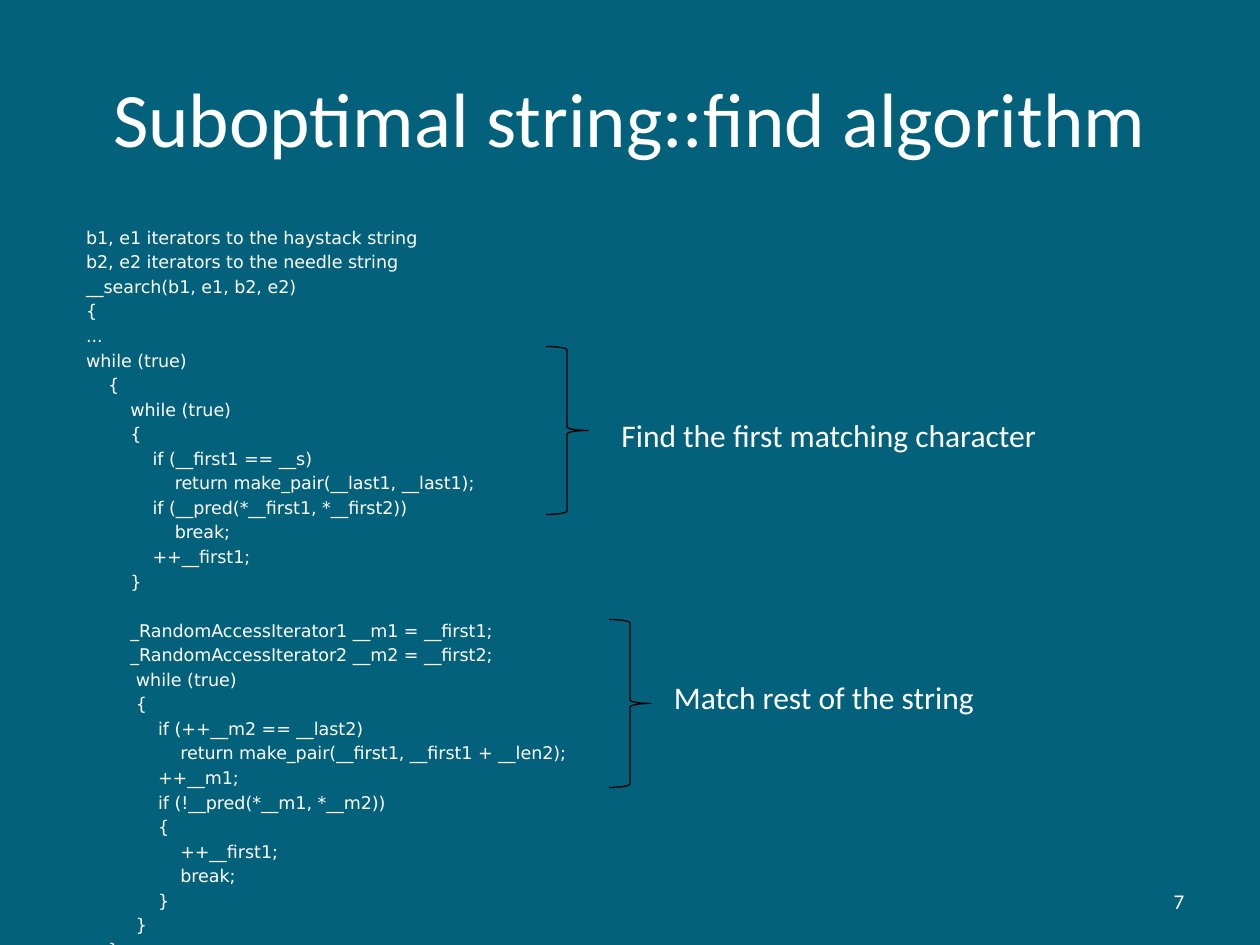
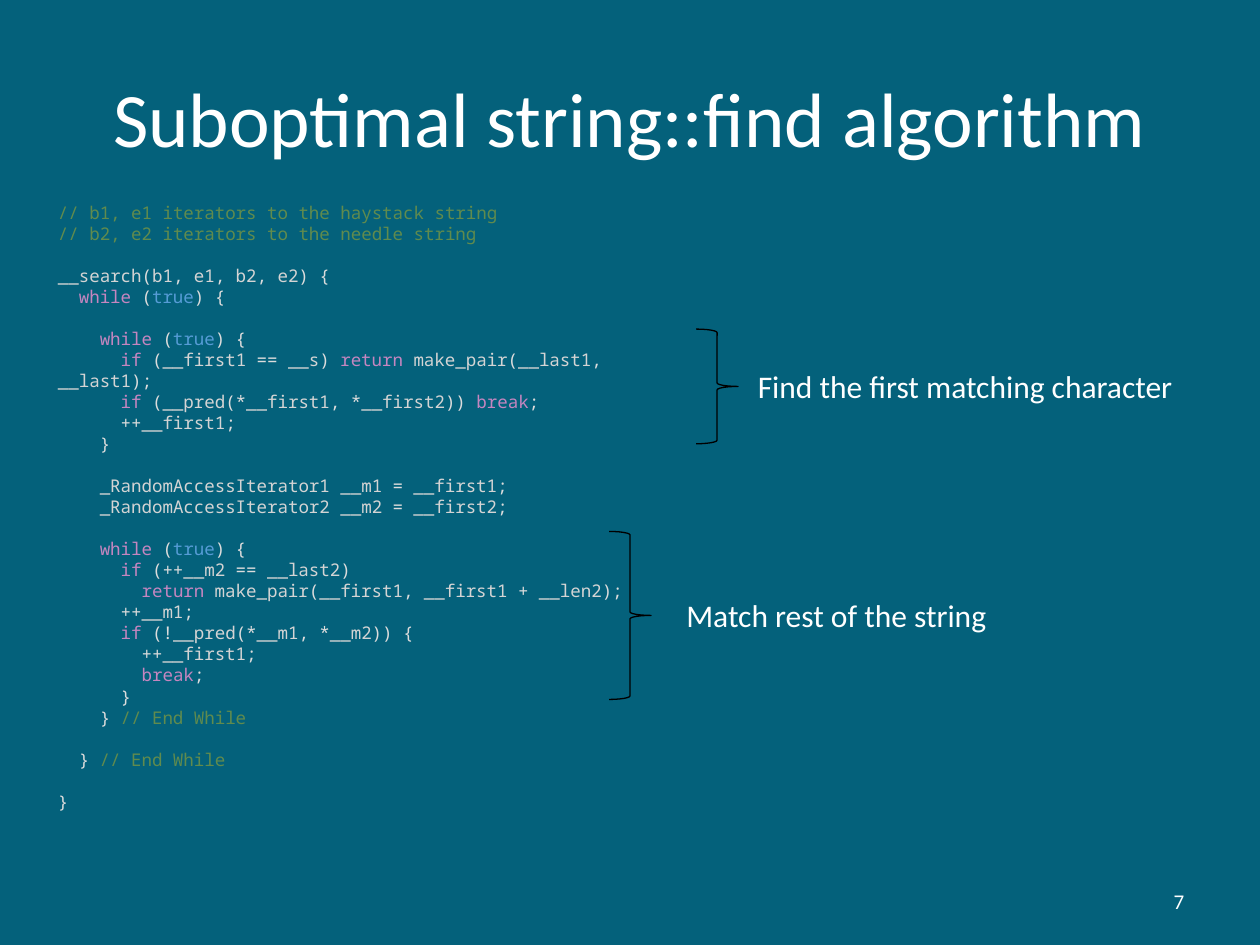
Before and after one commit to hiraditya/std-benchmark, a slide deck: slide 7 of docs/slides/slide-acm-2021-DAC-2017.pptx. Drawn at 1260x945 pixels with LibreOffice and Linux fonts; fonts in the diff are those of the drawing. Boxes give left, top, right and bottom in pixels: in the first picture for what was removed or moved away, otherwise in the second. Text is boxed around its words. In the diff, an @@ line names an element or a change of style, - is before the commit and + after.

```diff
--- a/docs/slides/slide-acm-2021-DAC-2017.pptx
+++ b/docs/slides/slide-acm-2021-DAC-2017.pptx
@@ text at box(58, 206, 623, 766): paragraphs removed @@
-}
-}
-...
-}
@@ text "// b1, e1 iterators to ...": place and size @@
-text "// b1, e1 iterators to ..." at box(86, 230, 566, 884)
+text "// b1, e1 iterators to ..." at box(58, 206, 623, 766)
@@ text at box(58, 206, 602, 412): text changed; font DejaVu Sans to Noto Sans Mono; text colour #FFFFFF to #D4D4D4 @@
-b1, e1 iterators to the haystack string
-b2, e2 iterators to the needle string
-__search(b1, e1, b2, e2)
-{
-...
-while (true)
-{
-while (true)
-{
-if (__first1 == __s)
-return make_pair(__last1, __last1);
-if (__pred(*__first1, *__first2))
-break;
+// b1, e1 iterators to the haystack string
+// b2, e2 iterators to the needle string
+__search(b1, e1, b2, e2) {
+while (true) {
+while (true) {
+if (__first1 == __s) return make_pair(__last1, __last1);
+if (__pred(*__first1, *__first2)) break;
@@ right brace: place and size @@
-right brace at box(546, 346, 587, 514)
+right brace at box(696, 329, 737, 444)
@@ text "Find the first matching character": place and size @@
-text "Find the first matching character" at box(621, 425, 1035, 453)
+text "Find the first matching character" at box(758, 376, 1172, 404)
@@ text at box(100, 415, 623, 684): font DejaVu Sans to Noto Sans Mono in "++__first1;", "}", "_RandomAccessIterator1 __m1 = __first1;", "_RandomAccessIterator2 __m2 = __first2;" and 7 more places; text colour #FFFFFF to #DCDCDC in "++__first1;", "}", "= __first1;", "= __first2;" and 7 more places; text colour #FFFFFF to #D4D4D4 in "++__first1;", "_RandomAccessIterator1 __m1 __first1;", "_RandomAccessIterator2 __m2 __first2;", "(++__m2 __last2)" and 3 more places; text colour #FFFFFF to #C586C0 in "if", "return", "break;"; less space between paragraphs @@
@@ right brace: place and size @@
-right brace at box(609, 620, 650, 788)
+right brace at box(609, 532, 650, 699)
@@ text at box(100, 541, 226, 558): text changed; font DejaVu Sans to Noto Sans Mono; text colour #FFFFFF to #C586C0 @@
-while (true)
-{
+while (true) {
@@ text "Match rest of the string": place and size @@
-text "Match rest of the string" at box(674, 687, 974, 715)
+text "Match rest of the string" at box(686, 605, 986, 633)
@@ text at box(121, 625, 392, 643): text changed; font DejaVu Sans to Noto Sans Mono; text colour #FFFFFF to #D4D4D4 @@
-if (!__pred(*__m1, *__m2))
-{
+if (!__pred(*__m1, *__m2)) {
@@ text at box(131, 711, 246, 766): paragraphs added @@
+} // End While
+} // End While
```
Also in this commit, not shown: 13 other slides changed.
